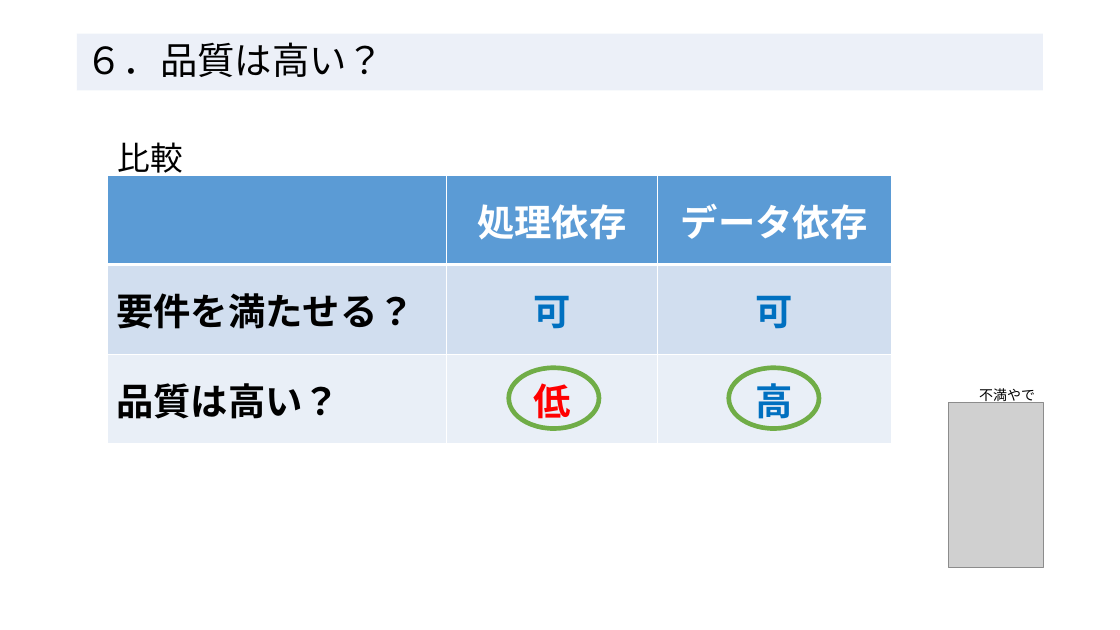
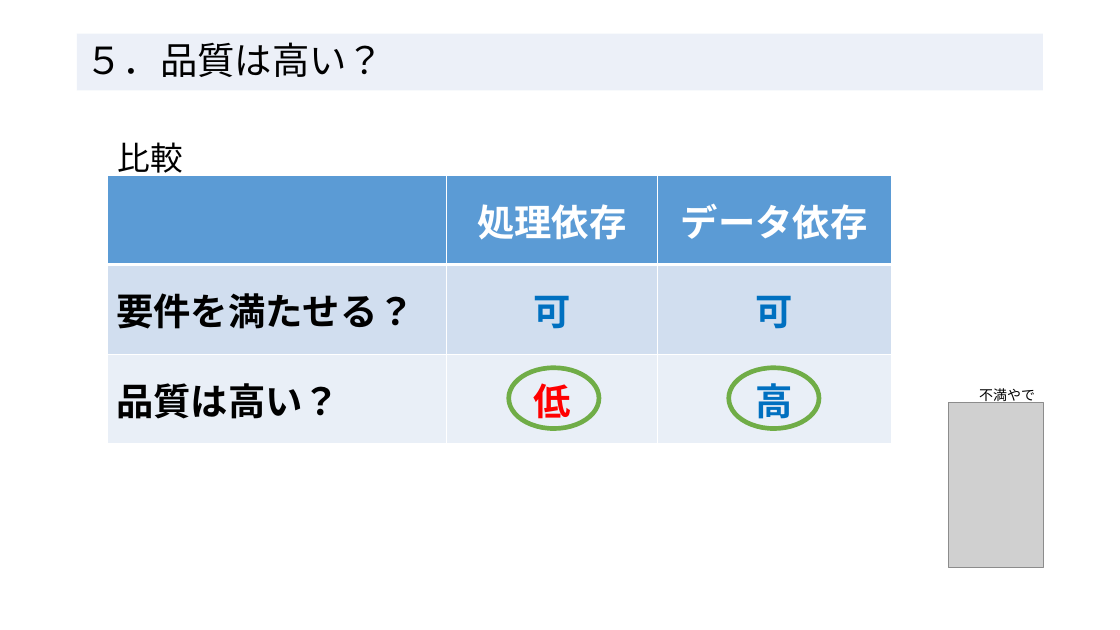
Before and after one commit to RyotoKuroki/QualityDependsOnDataApplication, a slide deck: slide 7 of 処理依存よりデータ依存_エンジニアの輪20250215.pptx (slide 8 before the commit). Drawn at 1120x630 pixels with LibreOffice and Linux fonts; fonts in the diff are those of the drawing; grey boxes stand for pictures. Boxes give left, top, right and bottom in pixels: in the first picture for what was removed or moved away, otherwise in the second. Text is boxed around its words. In the diff, an @@ line names an element or a change of style, - is before the commit and + after.

```diff
--- a/処理依存よりデータ依存_エンジニアの輪20250215.pptx
+++ b/処理依存よりデータ依存_エンジニアの輪20250215.pptx
@@ title at [85,42,384,77]: text changed @@
-６．品質は高い？
+５．品質は高い？
```
Also in this commit, not shown: 5 other slides changed.
